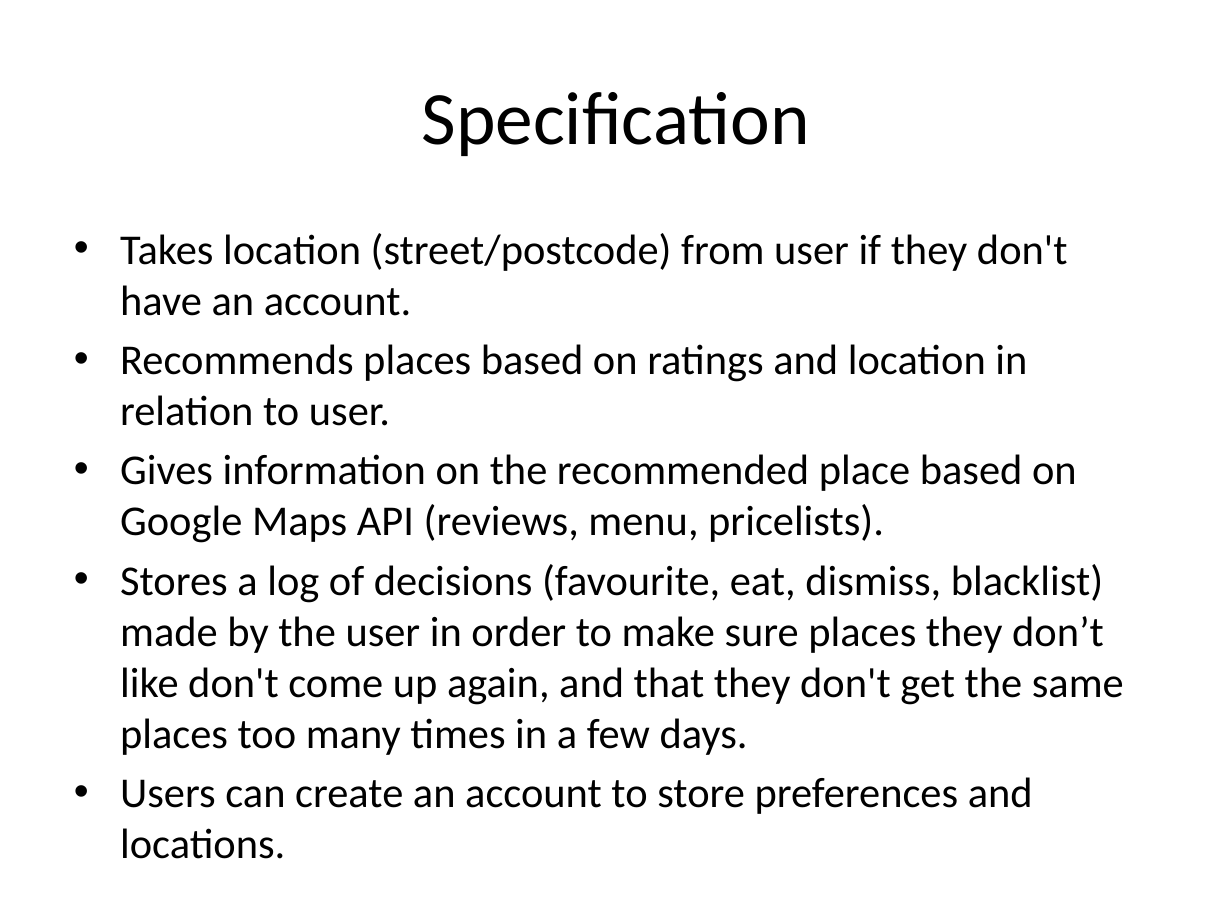
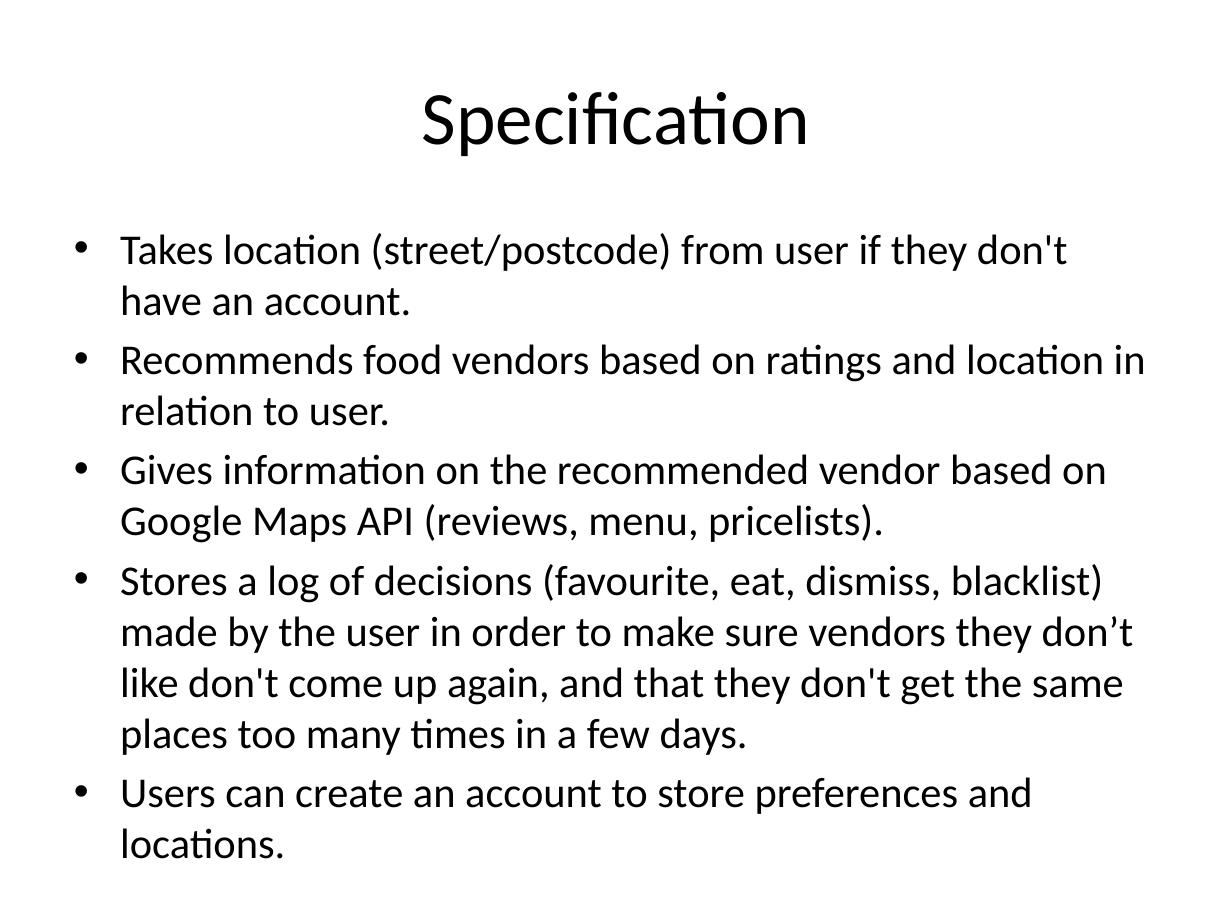
Before and after one commit to isaac-jordan/GrubGrabber, a slide deck: slide 7 of Presentation/Grub Grabber.pptx. Drawn at 1232x924 pixels with LibreOffice and Linux fonts; fonts in the diff are those of the drawing. Boxes give left, top, right and bottom in pixels: in the first picture for what was removed or moved away, otherwise in the second. Text is boxed around its words. In the diff, an @@ line names an element or a change of style, - is before the commit and + after.

Commit message:
Editted the powerpoint slightly

```diff
--- a/Presentation/Grub Grabber.pptx
+++ b/Presentation/Grub Grabber.pptx
@@ text at [120,344,1146,755]: text changed @@
-• Recommends places based on ratings and location in relation to user.
-• Gives information on the recommended place based on Google Maps API (reviews, menu, pricelists).
-• Stores a log of decisions (favourite, eat, dismiss, blacklist) made by the user in order to make sure places they don’t like don't come up again, and that they don't get the same places too many times in a few days.
+• Recommends food vendors based on ratings and location in relation to user.
+• Gives information on the recommended vendor based on Google Maps API (reviews, menu, pricelists).
+• Stores a log of decisions (favourite, eat, dismiss, blacklist) made by the user in order to make sure vendors they don’t like don't come up again, and that they don't get the same places too many times in a few days.
```
